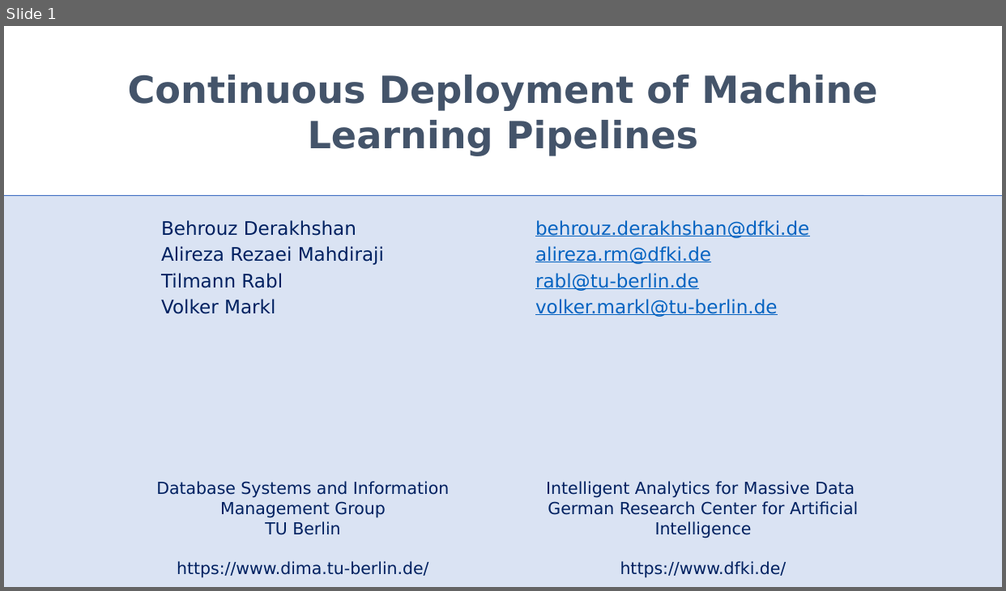
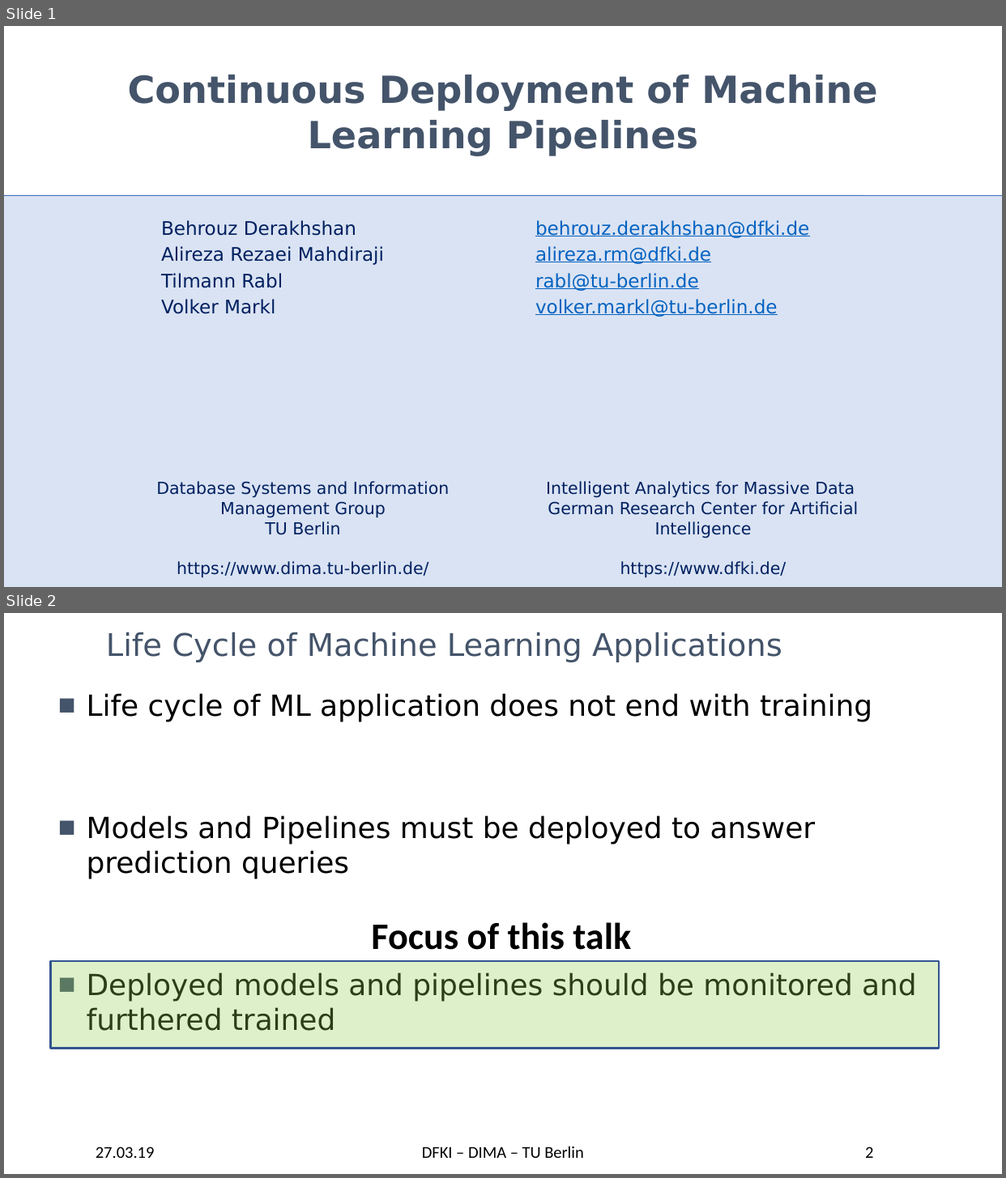
Before and after one commit to TU-Berlin-DIMA/continuous-pipeline-deployment, a slide deck: slides/edbt-2019/edbt-2019.pptx. Shown one above the other, each under a label of ours: slide 1 before the commit, slides 1 and 2 after it. The pictures are 1006x591 and 1006x1178 pixels, drawn with LibreOffice and Linux fonts; fonts in the diff are those of the drawing; background and template pictures are left out. Boxes give left, top, right and bottom in pixels: in the first picture for what was removed or moved away, otherwise in the second. Text is boxed around its words. In the diff, an @@ line names an element or a change of style, - is before the commit and + after.

```diff
--- a/slides/edbt-2019/edbt-2019.pptx
+++ b/slides/edbt-2019/edbt-2019.pptx
@@ slide 2 added at (4, 613, 1002, 1174), background picture (left out) @@
@@ title added at (106, 632, 782, 662), 30 pt, text #44546A @@
+Life Cycle of Machine Learning Applications
@@ text added at (87, 693, 917, 1031), 28 pt, text #000000 @@
+■ Life cycle of ML application does not end with training
+■ Models and Pipelines must be deployed to answer prediction queries
+■ Deployed models and pipelines should be monitored and furthered trained
@@ text added at (371, 922, 631, 950), 36 pt, text #000000, bold @@
+Focus of this talk
@@ rectangle added at (50, 961, 939, 1048), fill #92D050 at 30% opacity, outline #325491 2 pt @@
@@ text added at (96, 1147, 155, 1158), 16 pt, text #000000 @@
+27.03.19
@@ text added at (422, 1146, 584, 1158), 16 pt, text #000000 @@
+DFKI – DIMA – TU Berlin
@@ page number added at (865, 1147, 873, 1158), 16 pt, text #000000 @@
+2
```
Also in this commit, not shown: 26 slides changed, 6 other slides added, 3 slides removed, 1 other file.
